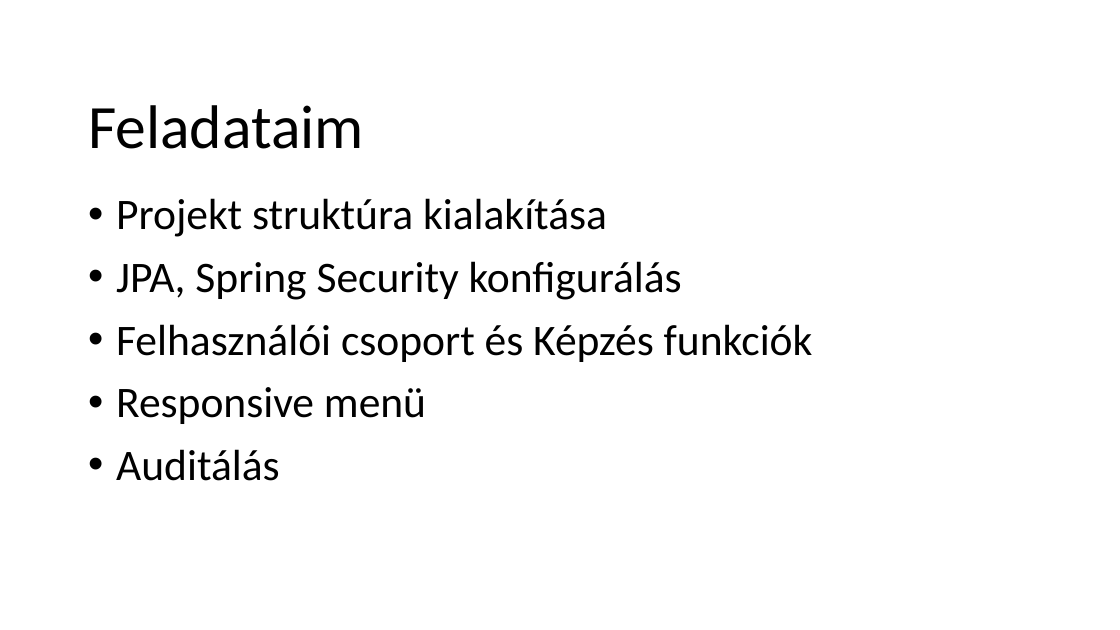
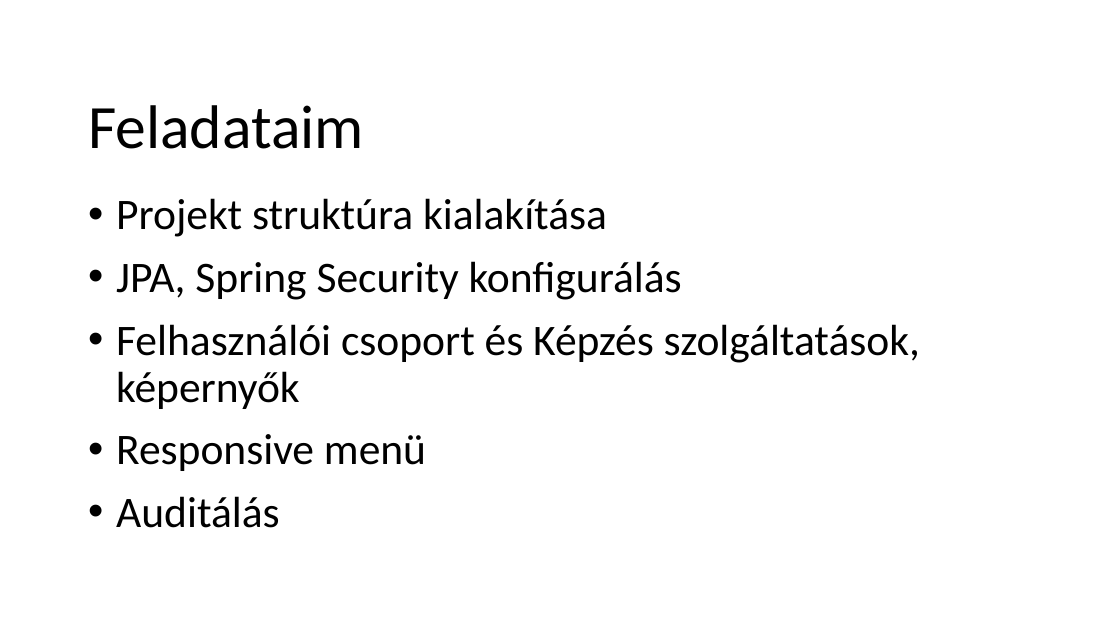
Before and after one commit to schonherz-java-ee-2016-spring/sandbox, a slide deck: slide 2 of olvetijozsef/olvetijozsef.pptx. Drawn at 1120x630 pixels with LibreOffice and Linux fonts; fonts in the diff are those of the drawing; background and template pictures are left out. Boxes give left, top, right and bottom in pixels: in the first picture for what was removed or moved away, otherwise in the second. Text is boxed around its words. In the diff, an @@ line names an element or a change of style, - is before the commit and + after.

```diff
--- a/olvetijozsef/olvetijozsef.pptx
+++ b/olvetijozsef/olvetijozsef.pptx
@@ text at (116,324,920,409): text changed @@
-• Felhasználói csoport és Képzés funkciók
+• Felhasználói csoport és Képzés szolgáltatások, képernyők
```
Also in this commit, not shown: 1 other slide changed.
